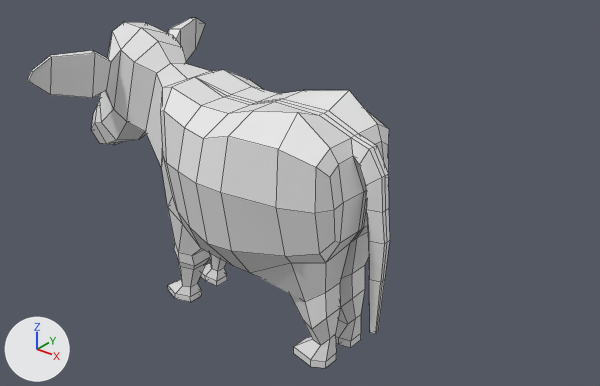
Before and after pictures for a commit that changed the OBJ model projekt/res/ko_rough.obj.
Both versions are drawn from a camera (50 mm lens) standing at (70.8, -93.1, 84.9) and looking at (-5.2, 2.0, 25.9). The lights are fixed; the arrows at lower left show +X, +Y and +Z. Mesh edges are drawn as thin lines. Where no turn or scale is listed for an object, it has been applied to the vertices.

In view in the first picture: 'ko_rough'.
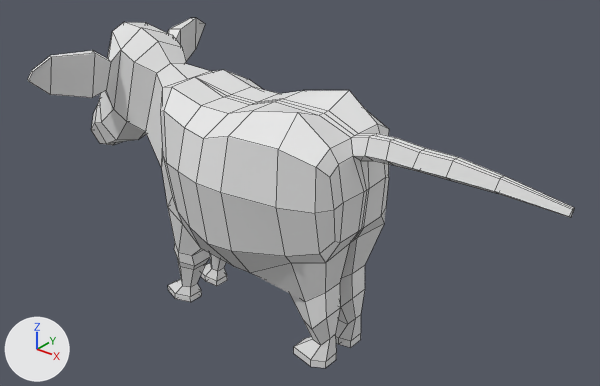
Pixel boxes (x1, y1, x2, y2) of what changed, in the pictures (600 x 386 px; the box of a moved part takes in the faces that stretch with it):
'ko_rough', reshaped (51% wider): before (28, 18, 390, 368); after (28, 18, 574, 368)
part 1 of me_ko_rough, moved or reshaped: before (351, 134, 390, 334); after (351, 133, 574, 218)
part 2 of me_ko_rough, shading changed: (28, 18, 389, 368) in both

The change in detail:
me_ko_rough is used by ob_ko_rough; location (0.0, 0.0, 0.0).
me_ko_rough had 377 vertices, 377 faces and spanned x -52.5..13.0, y -19.9..20.0, z 0.0..48.4.
me_ko_rough now has 377 vertices, 377 faces and spans x -52.5..39.7, y -19.9..20.0, z 0.0..48.4.
me_ko_rough part 1: 36 of 377 vertices moved; they spanned x 8.4..13.0, y -1.9..1.9, z 7.2..38.5 and now span x 9.6..39.7, y -1.9..1.9, z 36.5..40.5; mean shift (11.2, 0.0, 13.9); largest move (12.0, 0.0, 7.2) -> (39.7, 0.0, 38.1).
me_ko_rough part 2: edges marked sharp go from 723 to 725.
